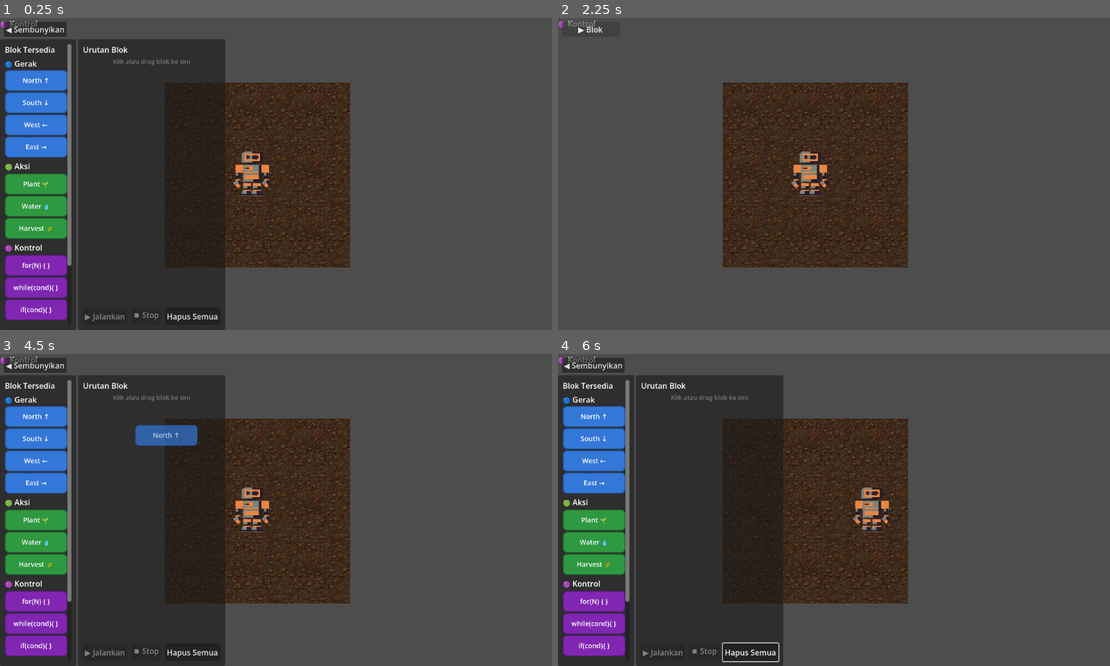
Above: before the commit, frames 1-4 (two rows, left to right).
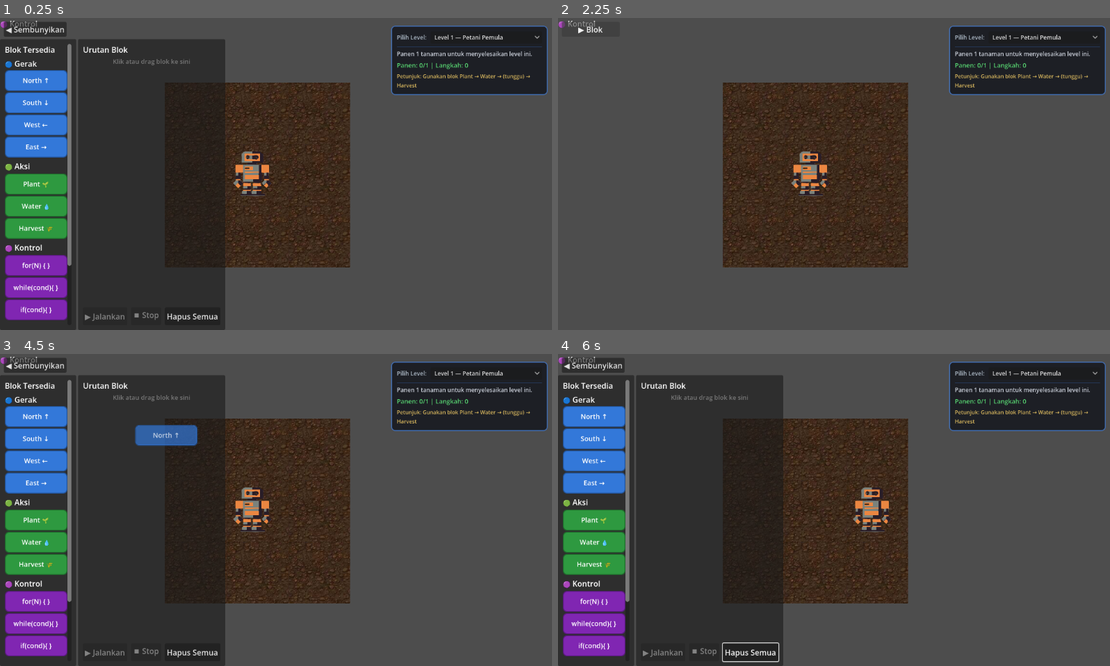
Above: after the commit, the same moments.

Repository: Kemas-Nayar/petani-gen-z
Game: Godot game, scene res://node_2d.tscn
Two runs of this game, one before a commit and one after it. Both use one fixed random seed, a clock stepped at 60 frames per second and the inputs below.
Inputs (mouse positions are in pixels of both pictures, inside the frame that each line leads up to):
- Up to frame 1 (0.25 s): no input
- Up to frame 2 (2.25 s): click (1043, 36) at 0.5 s, where only the run after the commit has a clickable "Level 1 — Petani Pemula"; click (1043, 36) at 1.25 s, where only the run after the commit has a clickable "Level 1 — Petani Pemula"; click "◀ Sembunyikan" at 2 s
- Up to frame 3 (4.5 s): click "▶ Blok" at 2.75 s; click "Hapus Semua" at 3.5 s; tap Enter at 4.25 s; drag from (38, 416) to (331, 441) at 4.27 s
- Up to frame 4 (6 s): drag from (596, 438) to (806, 572) at 5.02 s; move the mouse to (596, 460) at 5.77 s; hold Right (ui_right) from 5.78 s (still down); tap X (action_water) at 5.85 s; click (596, 460) at 5.92 s

The runs differ from the first frame. In frame 1, 6.2% of the frame differs, in the area x 70-100%, y 2-25%; in frame 2, 6.2%; in frame 3, 6.2%; in frame 4, 6.2%.

Commit message:
menambahkan objectives level

Diff:
--- a/block_node.gd
+++ b/block_node.gd
@@ -3,7 +3,7 @@
 
 var id: String = ""
 var children: Array[BlockNode] = []
-var repeat_count: int = 3
+var repeat_count: int = 4
 var condition_id: String = ""
 
 func _init(p_id: String = "") -> void:
--- a/block_sequence.gd
+++ b/block_sequence.gd
@@ -30,7 +30,7 @@
 	_setup_drop_target(scroll_container)
 	_setup_drop_target(slot_container)
 
-	LevelManager.load_level(1)
+	LevelManager.load_level(LevelManager.current_level_id)
 	LevelManager.progress_updated.connect(_on_progress_updated)
 
 	executor = BlockExecutor.new(character)
@@ -186,7 +186,7 @@
 	var node = BlockNode.new(id)
 	# Default nilai untuk blok kontrol
 	if id == "for":
-		node.repeat_count = 3
+		node.repeat_count = 4
 	elif id in ["while", "if"]:
 		node.condition_id = "is_harvestable"
 	return node
--- a/block_ui_layer.gd
+++ b/block_ui_layer.gd
@@ -5,9 +5,20 @@
 @onready var sidebar: HBoxContainer = $HBoxContainer
 @onready var toggle_button: Button = $ToggleButton
 
+var objective_panel: PanelContainer
+var level_select: OptionButton
+var desc_label: Label
+var progress_label: Label
+var hint_label: Label
+
 func _ready() -> void:
 	toggle_button.pressed.connect(_on_toggle_pressed)
 	_update_toggle_label()
+
+	_create_objective_panel()
+
+	LevelManager.progress_updated.connect(_on_progress_updated)
+	_update_objectives_display()
 
 func _on_toggle_pressed() -> void:
 	sidebar.visible = not sidebar.visible
@@ -15,3 +26,137 @@
 
 func _update_toggle_label() -> void:
 	toggle_button.text = "▶ Blok" if not sidebar.visible else "◀ Sembunyikan"
+
+func _create_objective_panel() -> void:
+	objective_panel = PanelContainer.new()
+	objective_panel.name = "ObjectivePanel"
+
+	# Set anchoring to top-right
+	objective_panel.anchor_left = 1.0
+	objective_panel.anchor_top = 0.0
+	objective_panel.anchor_right = 1.0
+	objective_panel.anchor_bottom = 0.0
+
+	objective_panel.grow_horizontal = Control.GROW_DIRECTION_BEGIN
+	objective_panel.grow_vertical = Control.GROW_DIRECTION_END
+
+	# Position at top right (e.g. 16px from top, 16px from right, 300px width)
+	objective_panel.offset_left = -320
+	objective_panel.offset_top = 16
+	objective_panel.offset_right = -16
+
+	# Style the panel (sleek glassmorphism style)
+	var style_box = StyleBoxFlat.new()
+	style_box.bg_color = Color(0.08, 0.09, 0.12, 0.85) # Dark slate translucent
+	style_box.border_width_left = 2
+	style_box.border_width_top = 2
+	style_box.border_width_right = 2
+	style_box.border_width_bottom = 2
+	style_box.border_color = Color(0.24, 0.51, 0.93, 0.6) # Sleek blue border
+	style_box.corner_radius_top_left = 8
+	style_box.corner_radius_top_right = 8
+	style_box.corner_radius_bottom_left = 8
+	style_box.corner_radius_bottom_right = 8
+	style_box.content_margin_left = 12
+	style_box.content_margin_top = 12
+	style_box.content_margin_right = 12
+	style_box.content_margin_bottom = 12
+	objective_panel.add_theme_stylebox_override("panel", style_box)
+
+	var vbox = VBoxContainer.new()
+	vbox.add_theme_constant_override("separation", 6)
+	objective_panel.add_child(vbox)
+
+	# 1. Level Dropdown (OptionButton)
+	var header_hbox = HBoxContainer.new()
+	header_hbox.add_theme_constant_override("separation", 8)
+	vbox.add_child(header_hbox)
+
+	var lvl_lbl = Label.new()
+	lvl_lbl.text = "Pilih Level:"
+	lvl_lbl.add_theme_font_size_override("font_size", 12)
+	lvl_lbl.add_theme_color_override("font_color", Color(0.7, 0.75, 0.8))
+	lvl_lbl.size_flags_vertical = Control.SIZE_SHRINK_CENTER
+	header_hbox.add_child(lvl_lbl)
+
+	level_select = OptionButton.new()
+	level_select.name = "LevelSelect"
+	level_select.size_flags_horizontal = Control.SIZE_EXPAND_FILL
+	level_select.add_theme_font_size_override("font_size", 12)
+
+	for lvl in LevelData.get_all():
+		level_select.add_item(lvl.title, lvl.id)
+
+	level_select.item_selected.connect(_on_level_selected)
+	header_hbox.add_child(level_select)
+
+	# Separator line
+	var sep = ColorRect.new()
+	sep.custom_minimum_size = Vector2(0, 1)
+	sep.color = Color(0.24, 0.51, 0.93, 0.4)
+	vbox.add_child(sep)
+
+	# 2. Description Label
+	desc_label = Label.new()
+	desc_label.name = "DescLabel"
+	desc_label.autowrap_mode = TextServer.AUTOWRAP_WORD
+	desc_label.add_theme_font_size_override("font_size", 12)
+	desc_label.add_theme_color_override("font_color", Color(0.8, 0.82, 0.86, 1.0))
+	vbox.add_child(desc_label)
+
+	# 3. Progress Label
+	progress_label = Label.new()
+	progress_label.name = "ProgressLabel"
+	progress_label.add_theme_font_size_override("font_size", 13)
+	progress_label.add_theme_color_override("font_color", Color(0.35, 0.85, 0.45, 1.0)) # Green
+	vbox.add_child(progress_label)
+
+	# 4. Hint Label
+	hint_label = Label.new()
+	hint_label.name = "HintLabel"
+	hint_label.autowrap_mode = TextServer.AUTOWRAP_WORD
+	hint_label.add_theme_font_size_override("font_size", 11)
+	hint_label.add_theme_color_override("font_color", Color(0.95, 0.8, 0.4, 0.9)) # Gold/yellow
+	vbox.add_child(hint_label)
+
+	add_child(objective_panel)
+
+func _on_progress_updated(_harvest: int, _target: int, _steps: int, _max_steps: int) -> void:
+	_update_objectives_display()
+
+func _on_level_selected(index: int) -> void:
+	var level_id = level_select.get_item_id(index)
+	if level_id != LevelManager.current_level_id:
+		LevelManager.load_level(level_id)
+		FarmManager.tiles.clear()
+		get_tree().reload_current_scene()
+
+func _update_objectives_display() -> void:
+	var level := LevelManager.get_current_level()
+	if not level:
+		return
+
+	# Sync dropdown selection
+	for i in level_select.item_count:
+		if level_select.get_item_id(i) == LevelManager.current_level_id:
+			level_select.selected = i
+			break
+
+	desc_label.text = level.description
+
+	var target_harvest := 0
+	var max_steps := -1
+	for c in level.conditions:
+		if c["type"] == LevelData.ConditionType.HARVEST_COUNT:
+			target_harvest = c["target"]
+		if c["type"] == LevelData.ConditionType.HARVEST_COUNT_WITH_STEP_LIMIT:
+			max_steps = c["max_steps"]
+
+	var text_progress = "Panen: %d/%d" % [LevelManager.harvest_count, target_harvest]
+	if max_steps > 0:
+		text_progress += " | Langkah: %d/%d" % [LevelManager.step_count, max_steps]
+	else:
+		text_progress += " | Langkah: %d" % LevelManager.step_count
+
+	progress_label.text = text_progress
+	hint_label.text = "Petunjuk: " + level.hint
